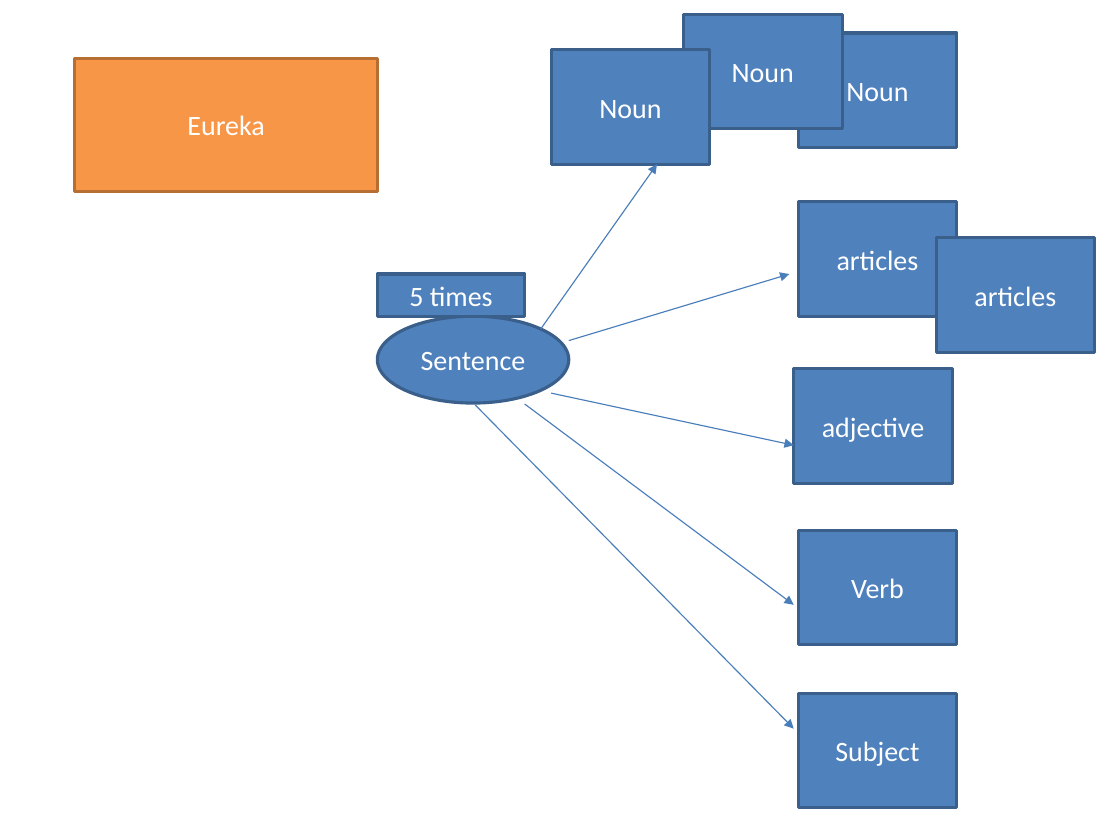
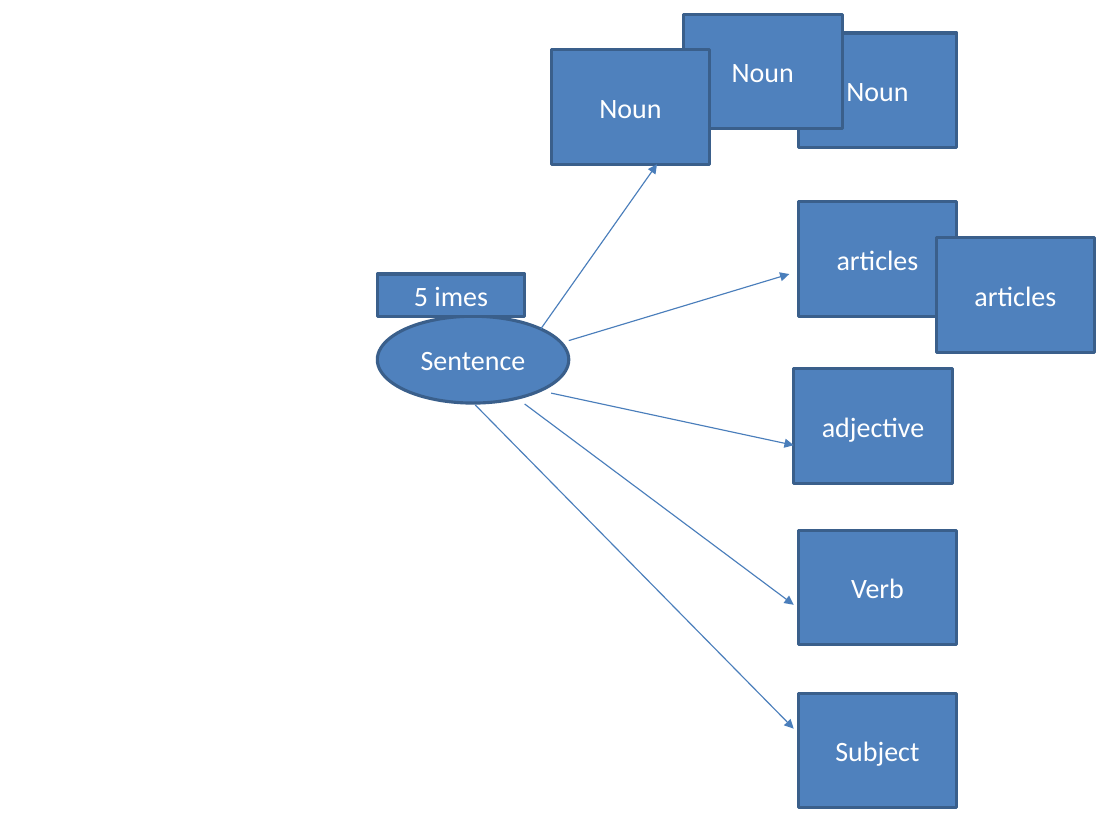
Before and after one commit to prabhakarmishra/MSVirtualSession2020-2704, a slide deck: slide 4 of Lab-Designs.pptx (slide 3 before the commit). Drawn at 1120x840 pixels with LibreOffice and Linux fonts; fonts in the diff are those of the drawing. Boxes give left, top, right and bottom in pixels: in the first picture for what was removed or moved away, otherwise in the second. Text is boxed around its words. In the diff, an @@ line names an element or a change of style, - is before the commit and + after.

```diff
--- a/Lab-Designs.pptx
+++ b/Lab-Designs.pptx
@@ rectangle removed at [75, 58, 377, 192] @@
-Eureka
@@ text in rectangle at [414, 287, 488, 306]: text changed @@
-5 times
+5 imes
```
Also in this commit, not shown: 2 other slides changed, 2 slides added, 2 other files.
